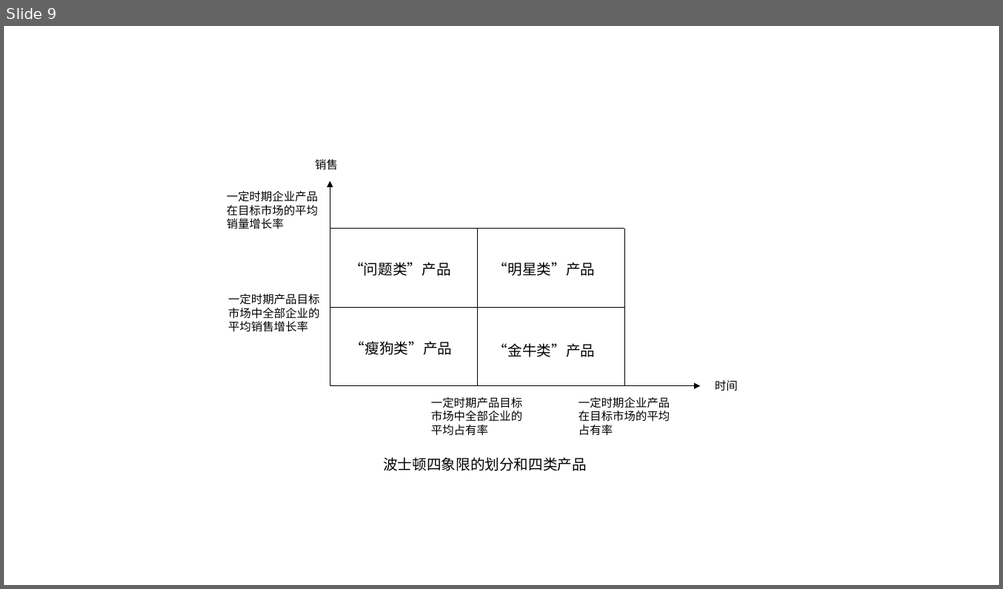
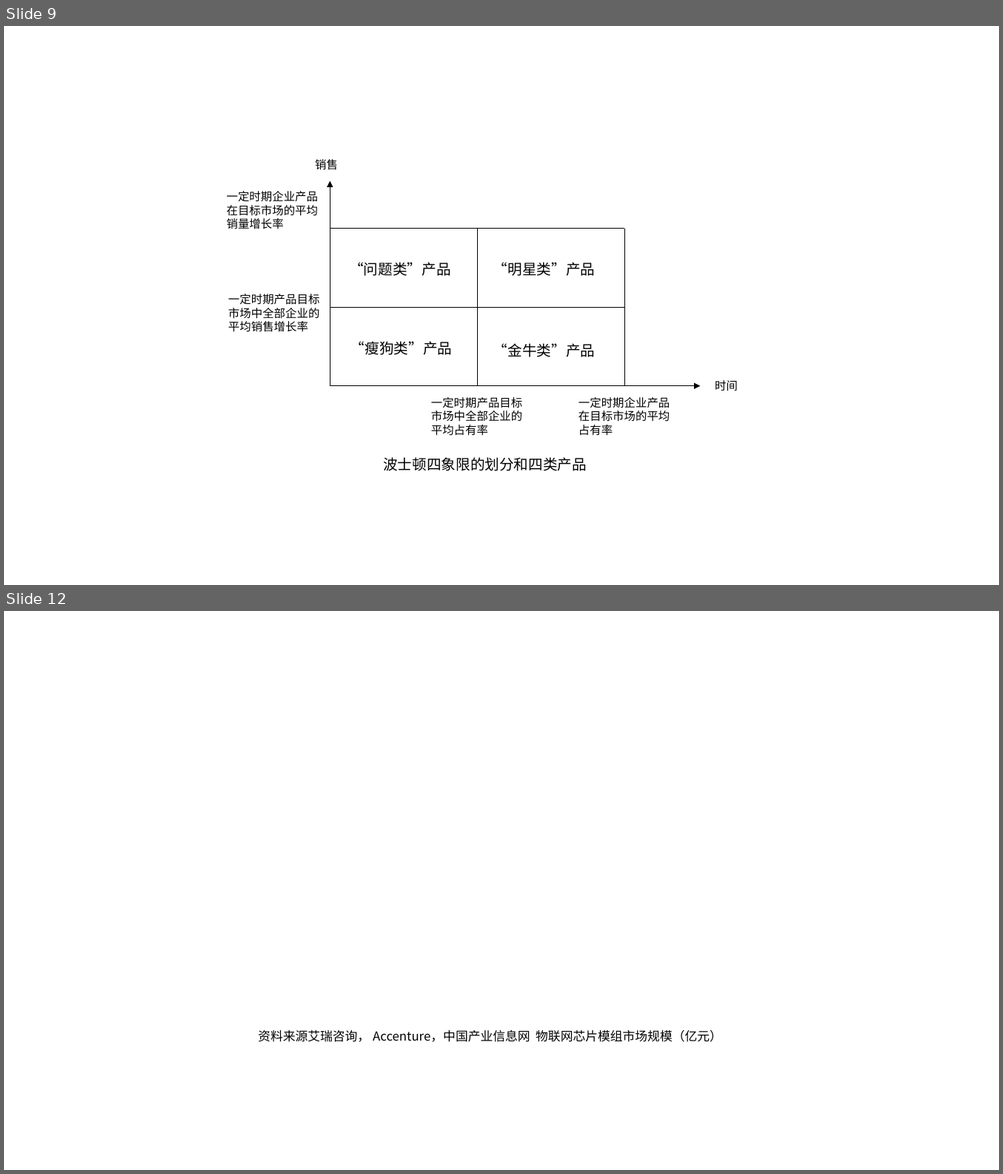
Before and after one commit to MarioYoung/lunwen, a slide deck: 图例集合.pptx. Shown one above the other, each under a label of ours: slide 9 before the commit, slides 9 and 12 after it; the slides between them are not shown. The pictures are 1003x589 and 1003x1174 pixels, drawn with LibreOffice and Linux fonts; fonts in the diff are those of the drawing. Boxes give left, top, right and bottom in pixels: in the first picture for what was removed or moved away, otherwise in the second. Text is boxed around its words. In the diff, an @@ line names an element or a change of style, - is before the commit and + after.

```diff
--- a/图例集合.pptx
+++ b/图例集合.pptx
@@ slide 12 added at (x1=4, y1=611, x2=999, y2=1170), background #FFFFFF @@
@@ text added at (x1=258, y1=1030, x2=722, y2=1042), 12 pt, text #000000 @@
+资料来源艾瑞咨询， Accenture，中国产业信息网 物联网芯片模组市场规模（亿元）
```
Also in this commit, not shown: 12 other slides added, 2 other files.
